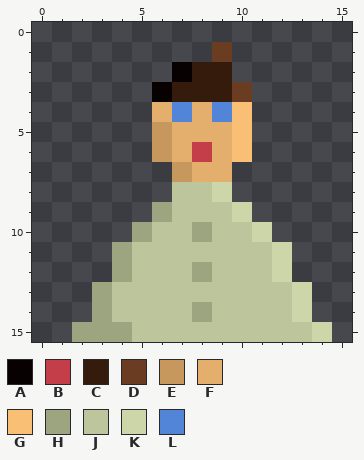
Pixel-art sprite: public/images/char_d.png. Above, as it was before the edit.
The file is 16x16 pixels. Colours within 5 levels of each other are drawn and written as one.
Palette (. is transparent): A #070201  B #c43e4a  C #341b0b  D #6a3c21  E #c7985d  F #e4af6d  G #f8bf75  H #9ca480  J #bcc59b  K #ccd6a8  L #5285d8
Now the later version:
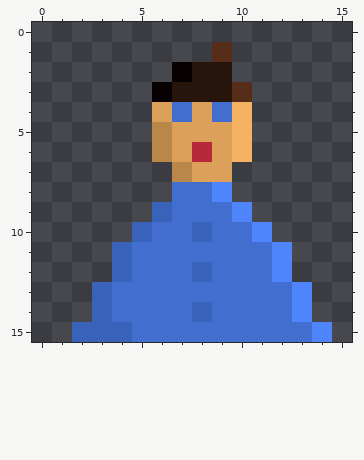
Log entry: Updated char color to be easier to see
Edits made:
colour B: #c43e4a -> #b5293a
colour C: #341b0b -> #27150b
colour D: #6a3c21 -> #562d19
colour E: #c7985d -> #ba874b
colour F: #e4af6d -> #dca05a
colour G: #f8bf75 -> #f5b262
colour H: #9ca480 -> #3962bb
colour J: #bcc59b -> #426fcf
colour K: #ccd6a8 -> #4e85fc
y 4: x 7 L -> J; x 9 L -> J
